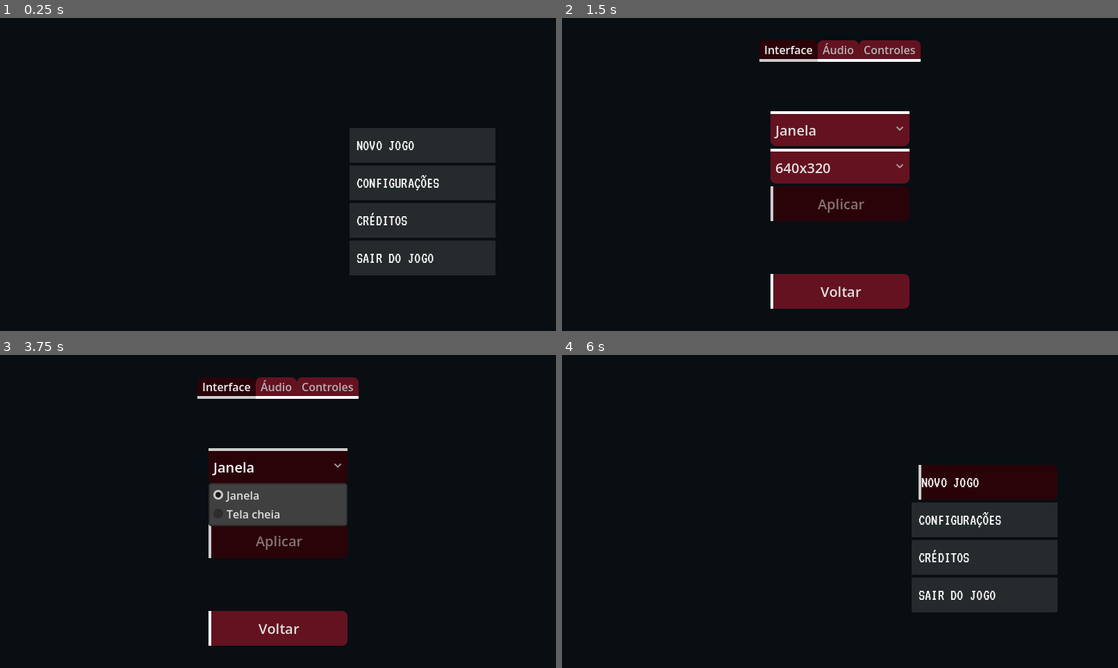
Above: before the commit, frames 1-4 (two rows, left to right).
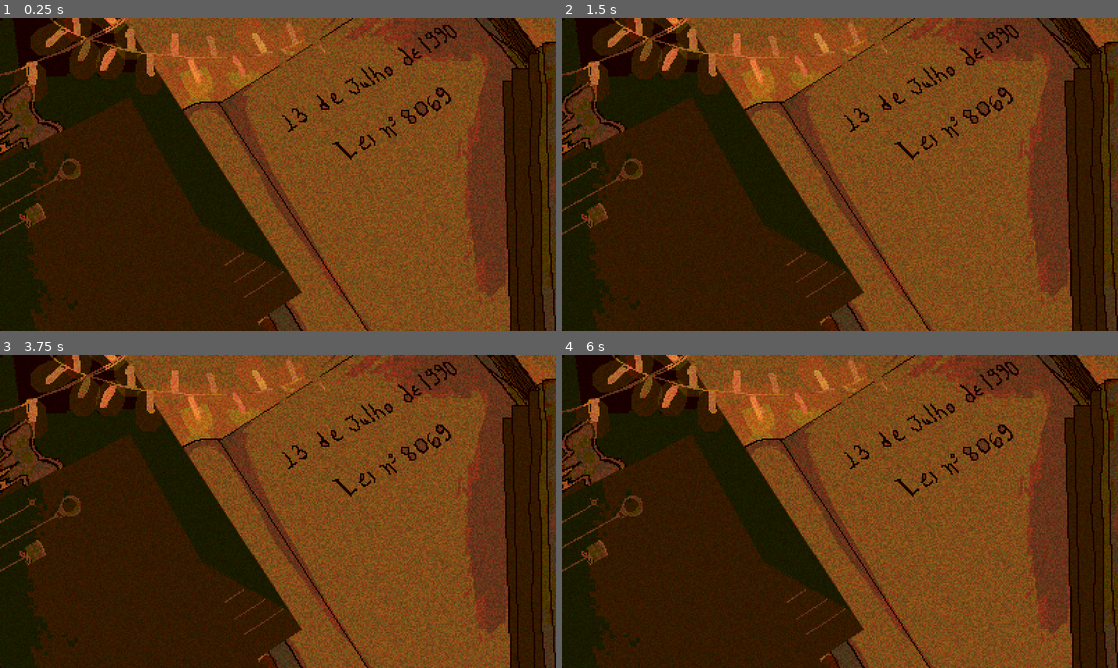
Above: after the commit, the same moments.

Repository: Pipocas-Tristes/carimbo-game
Game: Godot game, scene res://telas/tela_inicial.tscn
Same seed, same stepped clock (60 frames per second), same inputs: the game is played once before the commit and once after it. Sound files missing from this copy of the repository are replaced by a short silence.
Inputs (mouse positions are in pixels of both pictures, inside the frame that each line leads up to):
- Up to frame 1 (0.25 s): no input
- Up to frame 2 (1.5 s): click (990, 183) at 0.5 s, where only the run before the commit has a clickable "CONFIGURAÇÕES"; click (990, 221) at 1.25 s, where only the run before the commit has a clickable "CRÉDITOS"
- Up to frame 3 (3.75 s): click (428, 483) at 2 s, where only the run before the commit has a clickable "NOVO JOGO"; click (428, 483) at 2.75 s, where only the run before the commit has a clickable "NOVO JOGO"; click (278, 464) at 3.5 s, where only the run before the commit has a clickable "Janela"
- Up to frame 4 (6 s): click (840, 502) at 4.25 s, where only the run before the commit has a clickable "640x320"; click (840, 627) at 5 s, where only the run before the commit has a clickable "Voltar"; tap Enter (ui_accept) at 5.75 s; move the mouse to (962, 495) at 5.77 s; hold D (para_direita) from 5.78 s (still down); tap E (interagir) at 5.85 s; click (962, 495) at 5.92 s

The runs differ from the first frame. In frame 1, 85% of the frame differs, in the area x 0-100%, y 0-100%; in frame 2, 85%; in frame 3, 86%; in frame 4, 85%.

Commit message:
MENU LEGAL
MENU MANEIRÃO

Diff:
--- a/carimbo-game/scripts/singletons/constants.gd
+++ b/carimbo-game/scripts/singletons/constants.gd
@@ -21,7 +21,7 @@
 enum TELAS {
 	TELA_INICIAL,TELA_PAUSE,TELA_LOADING,
 	TELA_CONFIG,TELA_CREDITOS,TELA_BATALHA,
-	DESK, TUTORIAL, CENARIO
+	DESK, TUTORIAL, CENARIO, INTRO_SCENE
 }
 
 const UID_SCENES = {
@@ -33,7 +33,8 @@
 	TELAS.TELA_BATALHA: "uid://clk1ysjnbyd46",
 	TELAS.DESK: "uid://54vcmnecmgu8",
 	TELAS.TUTORIAL: "uid://i3jev2a6unrr",
-	TELAS.CENARIO: "uid://b3o4ai3dyu5jn"
+	TELAS.CENARIO: "uid://b3o4ai3dyu5jn",
+	TELAS.INTRO_SCENE: "uid://ji0fgryf6u3f"
 }
 
 
--- a/carimbo-game/scripts/singletons/dialogue_manager.gd
+++ b/carimbo-game/scripts/singletons/dialogue_manager.gd
@@ -20,6 +20,7 @@
 
 	dialogue_started.emit()
 
+
 func finish_dialogue():
 	if dialogue_instance:
 		dialogue_instance.queue_free()
--- a/carimbo-game/scripts/singletons/event_manager.gd
+++ b/carimbo-game/scripts/singletons/event_manager.gd
@@ -1,4 +1,5 @@
 extends Node
+
 
 signal event_started(event_id)
 
--- a/carimbo-game/scripts/singletons/game_manager.gd
+++ b/carimbo-game/scripts/singletons/game_manager.gd
@@ -2,6 +2,7 @@
 
 var day: int = 1
 var letters_processed: int = 0
+
 
 var score: int = 0
 var suspicion: int = 0
--- a/carimbo-game/scripts/singletons/sound_manager.gd
+++ b/carimbo-game/scripts/singletons/sound_manager.gd
@@ -36,6 +36,7 @@
 func stop_musica():
 	_musica_player.stop()
 
+
 func set_volume(percent: float, bus_name: StringName = "Master"):
 	#limita conforme o valor minimo e maximo
 	percent = MAX_PERCENT if (percent > MAX_PERCENT) else percent
--- a/carimbo-game/scripts/tela_inicial.gd
+++ b/carimbo-game/scripts/tela_inicial.gd
@@ -14,7 +14,7 @@
 
 func _on_novo_jogo_btn_button_up() -> void:
 	var tela_loading = TELA_LOADING.instantiate()
-	tela_loading.next_scene_uid = Constants.UID_SCENES[Constants.TELAS.DESK]
+	tela_loading.next_scene_uid = Constants.UID_SCENES[Constants.TELAS.INTRO_SCENE]
 	get_tree().change_scene_to_node(tela_loading)
 
 func _on_configurar_btn_button_up() -> void:
--- a/carimbo-game/telas/tela_inicial.tscn
+++ b/carimbo-game/telas/tela_inicial.tscn
@@ -1,6 +1,7 @@
 [gd_scene format=3 uid="uid://dfup2bdf5sdnw"]
 
 [ext_resource type="Script" uid="uid://7db7k17i621u" path="res://scripts/tela_inicial.gd" id="1_xs8lk"]
+[ext_resource type="Texture2D" uid="uid://0n7rcssp3ke7" path="res://sprites/Menu Game El PAPA .png" id="2_5bdny"]
 [ext_resource type="Theme" uid="uid://ctd3ggxnomyt2" path="res://temas/tema_ui.tres" id="2_6hiqg"]
 [ext_resource type="Theme" uid="uid://4h2384ue2d34" path="res://temas/teste.tres" id="3_5sd8u"]
 
@@ -23,11 +24,20 @@
 grow_vertical = 2
 color = Color(0.03137255, 0.05490196, 0.07058824, 1)
 
+[node name="MenuGameElPapa" type="Sprite2D" parent="fundo" unique_id=1345537722]
+position = Vector2(641, 356)
+scale = Vector2(2.0109375, 1.9972223)
+texture = ExtResource("2_5bdny")
+
 [node name="margin" type="MarginContainer" parent="." unique_id=124735404]
 layout_mode = 1
 anchors_preset = 15
 anchor_right = 1.0
 anchor_bottom = 1.0
+offset_left = 2.0
+offset_top = 9.0
+offset_right = 2.0
+offset_bottom = 9.0
 grow_horizontal = 2
 grow_vertical = 2
 theme_override_constants/margin_left = 32
@@ -45,36 +55,48 @@
 size_flags_vertical = 8
 theme = ExtResource("2_6hiqg")
 
-[node name="novo_jogo_btn" type="Button" parent="margin/HBoxContainer/VBoxContainer" unique_id=1066986068]
+[node name="novo_jogo_btn" type="Button" parent="." unique_id=1066986068]
 custom_minimum_size = Vector2(200, 50)
-layout_mode = 2
+layout_mode = 0
+offset_left = 870.0
+offset_top = 85.0
+offset_right = 1211.0
+offset_bottom = 189.0
 theme = ExtResource("3_5sd8u")
 text = "NOVO JOGO
 "
-alignment = 0
 
-[node name="configurar_btn" type="Button" parent="margin/HBoxContainer/VBoxContainer" unique_id=151254374]
+[node name="configurar_btn" type="Button" parent="." unique_id=151254374]
 custom_minimum_size = Vector2(200, 50)
-layout_mode = 2
+layout_mode = 0
+offset_left = 939.0
+offset_top = 261.0
+offset_right = 1224.0
+offset_bottom = 330.0
 theme = ExtResource("3_5sd8u")
 text = "CONFIGURAÇÕES"
-alignment = 0
 
-[node name="creditos_btn" type="Button" parent="margin/HBoxContainer/VBoxContainer" unique_id=86156091]
+[node name="creditos_btn" type="Button" parent="." unique_id=86156091]
 custom_minimum_size = Vector2(200, 50)
-layout_mode = 2
+layout_mode = 0
+offset_left = 940.0
+offset_top = 366.0
+offset_right = 1224.0
+offset_bottom = 439.0
 theme = ExtResource("3_5sd8u")
 text = "CRÉDITOS"
-alignment = 0
 
-[node name="sair_btn" type="Button" parent="margin/HBoxContainer/VBoxContainer" unique_id=1907102265]
+[node name="sair_btn" type="Button" parent="." unique_id=1907102265]
 custom_minimum_size = Vector2(200, 50)
-layout_mode = 2
+layout_mode = 0
+offset_left = 937.0
+offset_top = 469.0
+offset_right = 1222.0
+offset_bottom = 543.0
 theme = ExtResource("3_5sd8u")
 text = "SAIR DO JOGO"
-alignment = 0
 
-[connection signal="button_up" from="margin/HBoxContainer/VBoxContainer/novo_jogo_btn" to="." method="_on_novo_jogo_btn_button_up"]
-[connection signal="button_up" from="margin/HBoxContainer/VBoxContainer/configurar_btn" to="." method="_on_configurar_btn_button_up"]
-[connection signal="button_up" from="margin/HBoxContainer/VBoxContainer/creditos_btn" to="." method="_on_creditos_btn_button_up"]
-[connection signal="button_up" from="margin/HBoxContainer/VBoxContainer/sair_btn" to="." method="_on_sair_btn_button_up"]
+[connection signal="button_up" from="novo_jogo_btn" to="." method="_on_novo_jogo_btn_button_up"]
+[connection signal="button_up" from="configurar_btn" to="." method="_on_configurar_btn_button_up"]
+[connection signal="button_up" from="creditos_btn" to="." method="_on_creditos_btn_button_up"]
+[connection signal="button_up" from="sair_btn" to="." method="_on_sair_btn_button_up"]
Binary file added: carimbo-game/sprites/Menu Game El PAPA .png
Not shown, added: carimbo-game/sprites/Menu Game El PAPA .png.import
